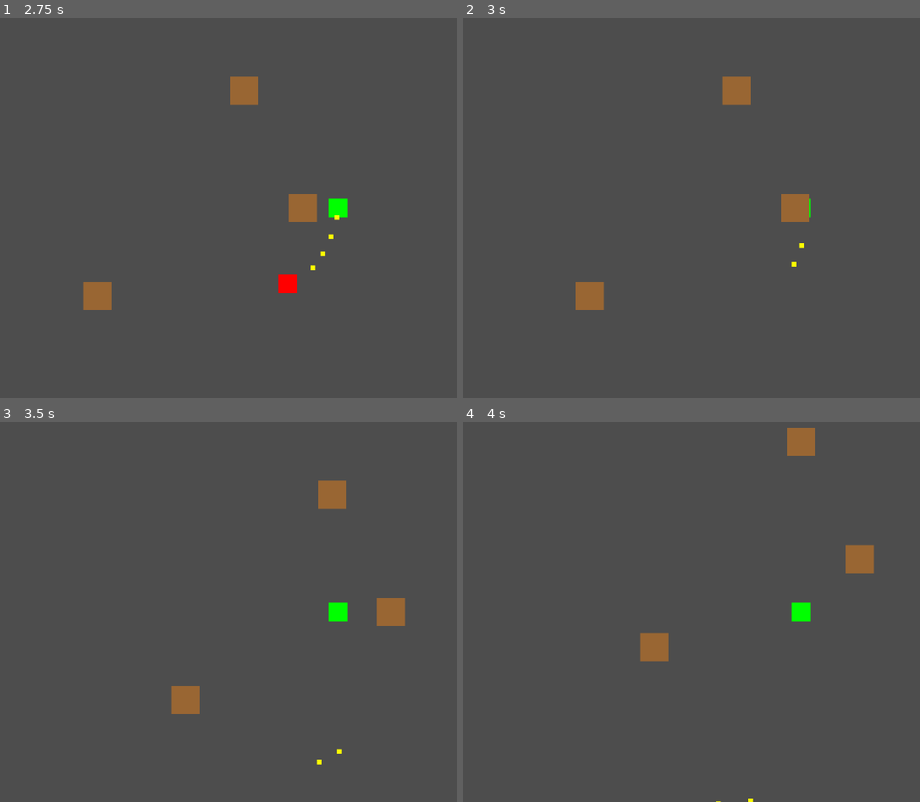
Above: before the commit, frames 1-4 (two rows, left to right).
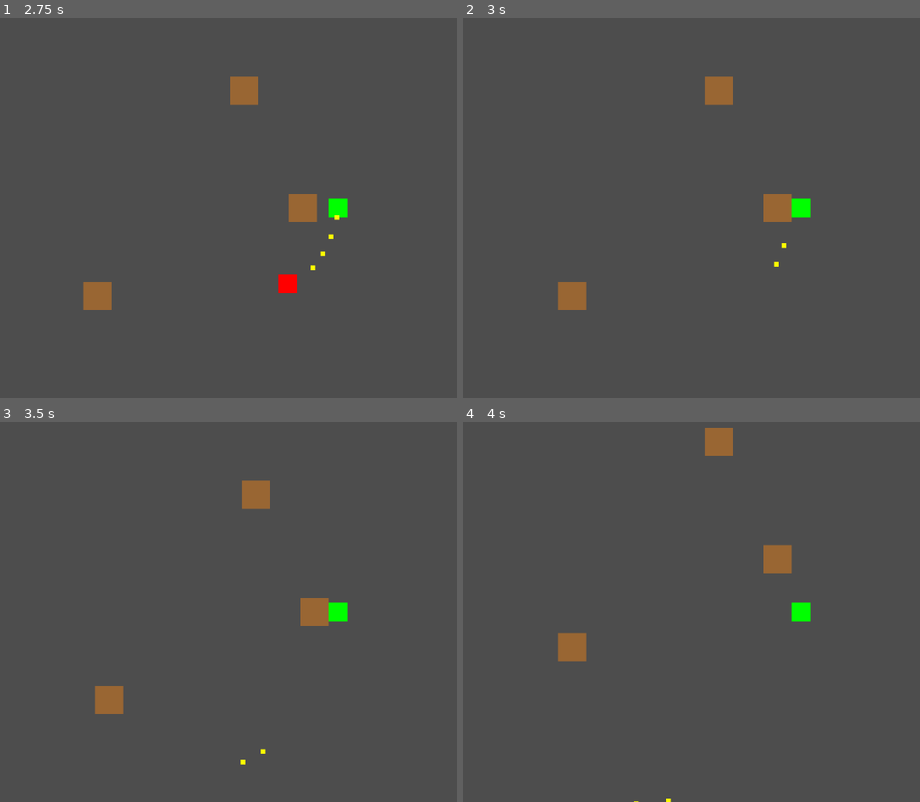
Above: after the commit, the same moments.

Repository: felang/utoland
Game: Godot game, scene res://scenes/main.tscn
Two runs of this game, one before a commit and one after it. Both use one fixed random seed, a clock stepped at 60 frames per second and the inputs below. The project has no main scene, so this scene is started directly.
Inputs:
- Up to frame 1 (2.75 s): hold Up (ui_up) 0.53-2.03 s; hold Left (ui_left) from 2.03 s (still down)
- Up to frame 2 (3 s): keep holding Left (ui_left)
- Up to frame 3 (3.5 s): keep holding Left (ui_left)
- Up to frame 4 (4 s): release Left (ui_left) at 3.53 s; hold Down (ui_down) from 3.53 s (still down)

Frame 1 is identical in both runs. In frame 2, 1.8% of the frame differs, in the area x 20-76%, y 15-77%; in frame 3, 2.8%, in the area x 20-89%, y 15-91%; in frame 4, 2.8%.

Commit message:
fix(phase1): 修复主场景中塔实例的碰撞层配置

Diff:
--- a/scenes/main.tscn
+++ b/scenes/main.tscn
@@ -15,18 +15,18 @@
 
 [node name="TowerWall1" type="StaticBody2D" parent="." unique_id=655985224 instance=ExtResource("3_jyhfs")]
 position = Vector2(200, 0)
-collision_layer = 4
+collision_layer = 3
 collision_mask = 2
 script = ExtResource("4_tbgi4")
 
 [node name="TowerWall2" type="StaticBody2D" parent="." unique_id=1428915916 instance=ExtResource("3_jyhfs")]
 position = Vector2(-150, 150)
-collision_layer = 4
+collision_layer = 3
 collision_mask = 2
 script = ExtResource("4_tbgi4")
 
 [node name="TowerWall3" type="StaticBody2D" parent="." unique_id=959780861 instance=ExtResource("3_jyhfs")]
 position = Vector2(100, -200)
-collision_layer = 4
+collision_layer = 3
 collision_mask = 2
 script = ExtResource("4_tbgi4")
